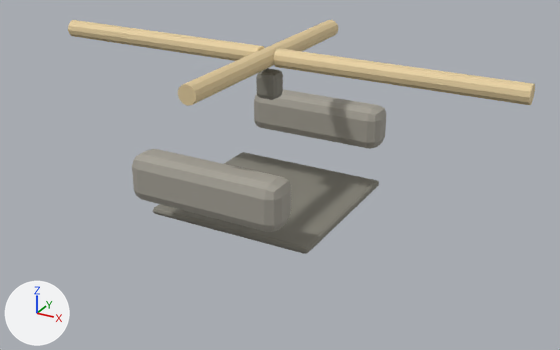
One commit to the glTF model game/assets/models/com_construction_yard.glb: the scene before it, then after it.
Before and after are seen from a 50 mm lens placed at (1.97, -3.46, 1.92), pointed at (0.1, -0.06, 0.22). The axes (+X, +Y, +Z) are drawn at lower left. The lights are the same throughout. The first picture is the older version. Vertices at exactly the same position are counted once.

The first picture shows 'com_construction_yard'.
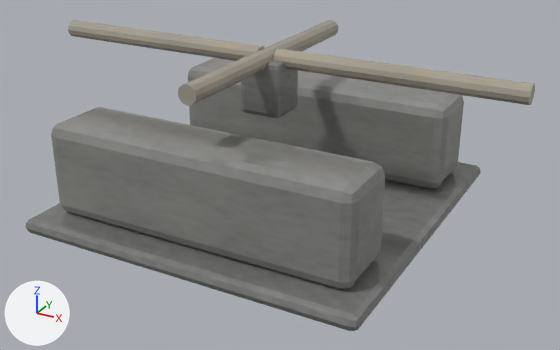
Diff of the bpy script that builds the scene:
```diff
--- a/game/assets/models/com_construction_yard.glb.py
+++ b/game/assets/models/com_construction_yard.glb.py
@@ img_com_construction_yard_rough @@
+img_com_construction_yard_rough = load_image('com_construction_yard_rough', '_unpacked/com_construction_yard_rough', 1024, 1024, 'Non-Color')
@@ img_com_construction_yard_diff @@
+img_com_construction_yard_diff = load_image('com_construction_yard_diff', '_unpacked/com_construction_yard_diff', 1024, 1024, 'sRGB')
@@ mat_com_construction_yard_baked @@
+mat_com_construction_yard_baked = bpy.data.materials.new('com_construction_yard_baked')
+# uses the picture img_com_construction_yard_diff
+# uses the picture img_com_construction_yard_rough
@@ me_cube_040 @@
 # used by ob_com_construction_yard; location = (0.0, 0.0, 0.0)
-me_cube_040.from_pydata(...)  # 288 vertices, 548 faces; spans x -1.35..1.35, y -0.75..0.75, z 0.02..0.9
-me_cube_040.materials.append(mat_olived_0_0)  # grey #89867c
-me_cube_040.materials.append(mat_olive_0_0)  # grey #a8a499
+me_cube_040.from_pydata(...)  # 296 vertices, 564 faces; spans x -1.35..1.35, y -0.95..0.95, z 0.0..0.9
+# me_cube_040 part 1: a new loose piece of 56 vertices spanning x -0.95..0.95, y -0.95..0.95, z 0.0..0.08, in mat_com_construction_yard_baked
+# me_cube_040 part 2: a new loose piece of 56 vertices spanning x -0.85..0.85, y 0.4..0.8, z 0.08..0.58, in mat_com_construction_yard_baked
+# me_cube_040 part 3: a new loose piece of 56 vertices spanning x -0.85..0.85, y -0.8..-0.4, z 0.08..0.58, in mat_com_construction_yard_baked
+# me_cube_040 part 4: a new loose piece of 56 vertices spanning x -0.12..0.12, y -0.12..0.12, z 0.55..0.85, in mat_com_construction_yard_baked
+# me_cube_040 part 5: the loose piece of 56 vertices spanning x -0.06..0.06, y -0.06..0.06, z 0.62..0.77 is deleted
+# me_cube_040 part 6: the loose piece of 56 vertices spanning x -0.43..0.43, y 0.5..0.7, z 0.21..0.46 is deleted
+# me_cube_040 part 7: the loose piece of 56 vertices spanning x -0.43..0.43, y -0.7..-0.5, z 0.21..0.46 is deleted
+# me_cube_040 part 8: the loose piece of 48 vertices spanning x -0.47..0.47, y -0.47..0.47, z 0.02..0.06 is deleted
+# me_cube_040 part 9: 132 faces spanning x -1.35..1.35, y -0.75..0.75, z 0.8..0.9 switch from mat_ferrite_0_0 (beige #e6d0a2) to mat_com_construction_yard_baked
```

Location of each change, (x1, y1, x2, y2) in pixels of the pictures (560 x 350 px):
'com_construction_yard', reshaped (9% wider, 33% taller): before (68, 20, 535, 254); after (25, 20, 535, 331)
part 1 of me_cube_040, added: after (25, 162, 481, 331)
part 2 of me_cube_040, added: after (188, 58, 464, 188)
part 3 of me_cube_040, added: after (51, 107, 385, 289)
part 4 of me_cube_040, added: after (241, 60, 298, 118)
part 5 of me_cube_040, deleted: before (256, 68, 283, 100)
part 6 of me_cube_040, deleted: before (254, 89, 386, 149)
part 7 of me_cube_040, deleted: before (132, 149, 291, 232)
part 8 of me_cube_040, deleted: before (153, 152, 379, 254)
part 9 of me_cube_040, recoloured (beige to grey): (68, 20, 535, 106) in both
